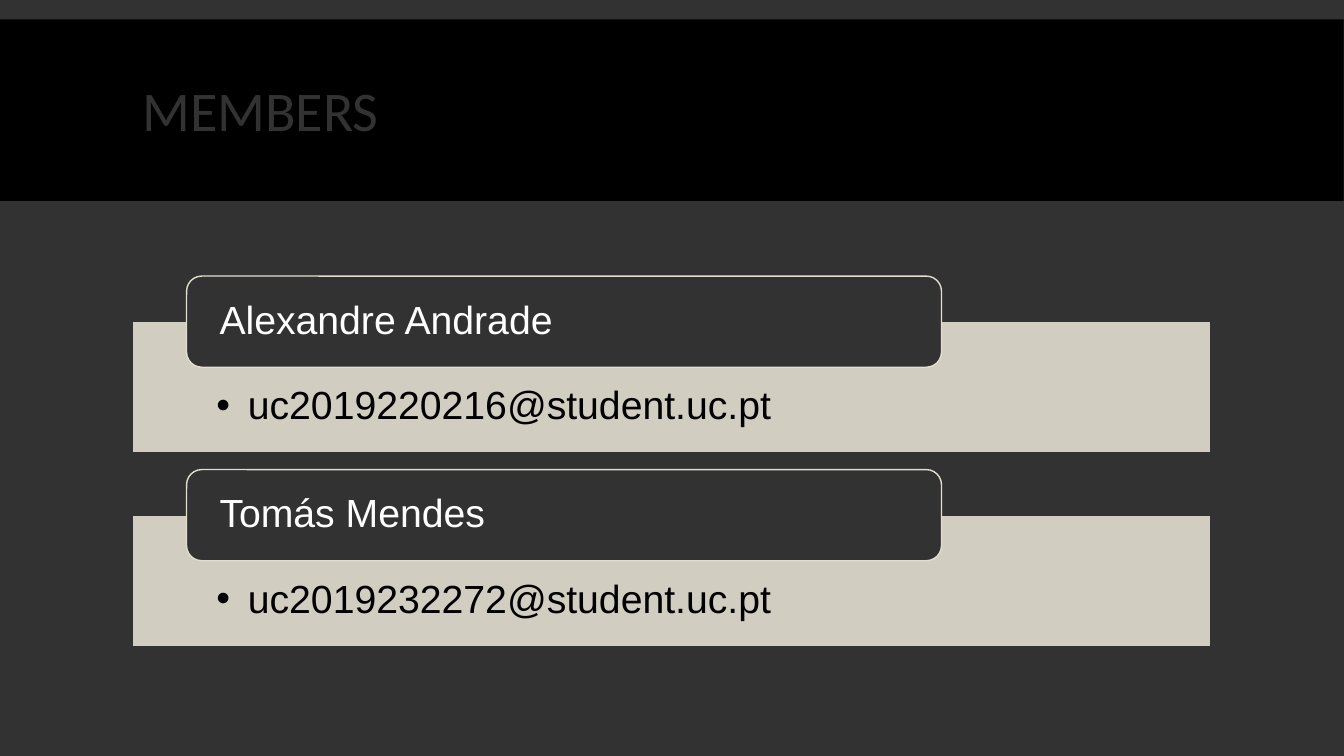
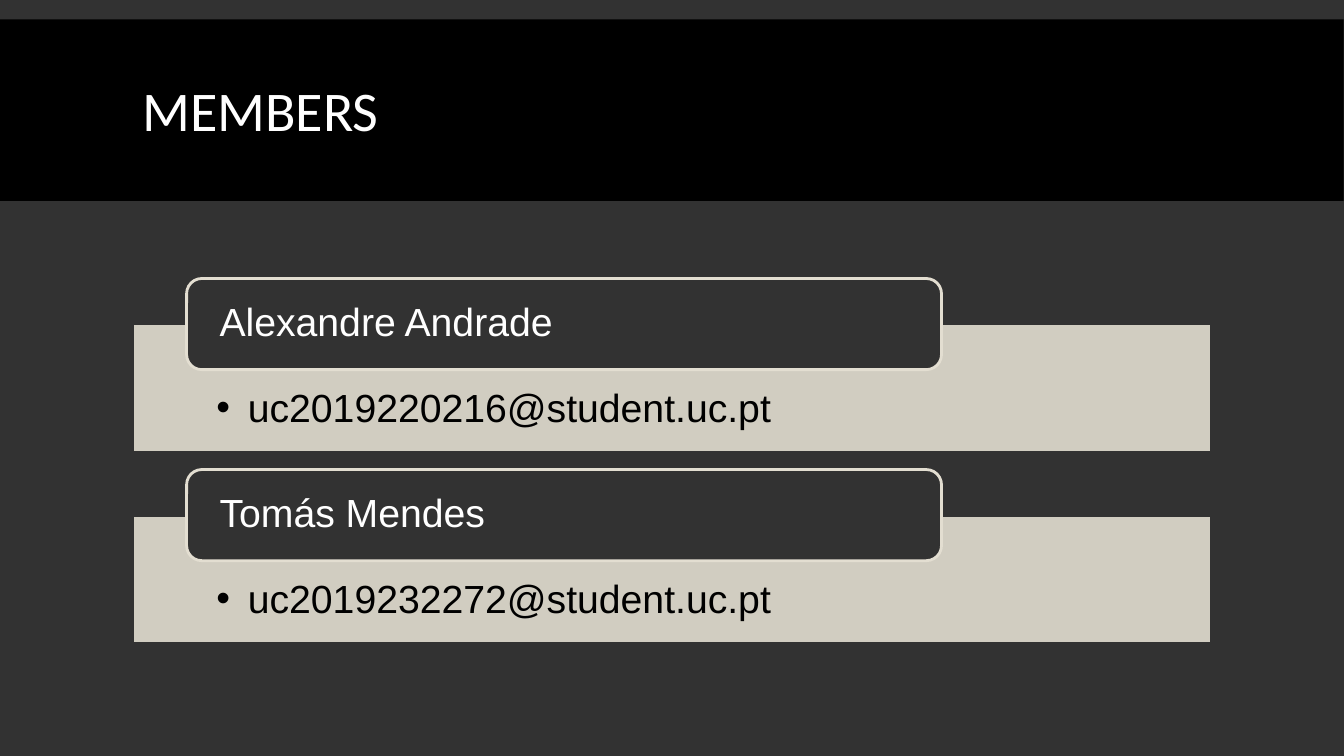
Before and after one commit to tomasbm07/Projeto-BD, a slide deck: slide 2 of Apresentação/Apresentação.pptx. Drawn at 1344x756 pixels with LibreOffice and Linux fonts; fonts in the diff are those of the drawing. Boxes give left, top, right and bottom in pixels: in the first picture for what was removed or moved away, otherwise in the second. Text is boxed around its words. In the diff, an @@ line names an element or a change of style, - is before the commit and + after.

```diff
--- a/Apresentação/Apresentação.pptx
+++ b/Apresentação/Apresentação.pptx
@@ text "MEMBERS" at bbox=[143, 94, 379, 132]: text colour #323232 to #FFFFFF @@
@@ rounded rectangle at bbox=[187, 278, 942, 369]: outline #E3DED1 1 pt to #E3DED1 2 pt @@
@@ rectangle at bbox=[133, 325, 1212, 454]: outline #323232 1 pt to #323232 2 pt @@
@@ rectangle at bbox=[133, 515, 1212, 644]: outline #323232 1 pt to #323232 2 pt @@
```
Also in this commit, not shown: 9 other slides changed.
